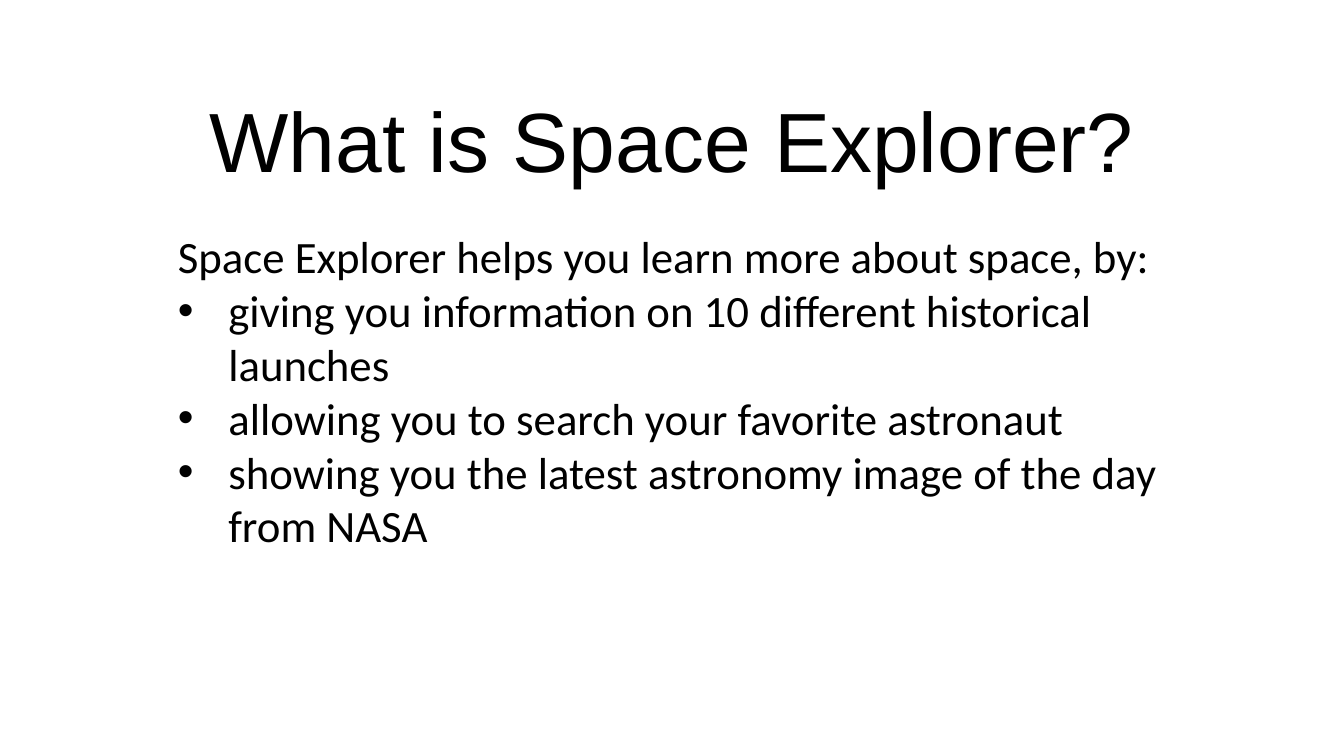
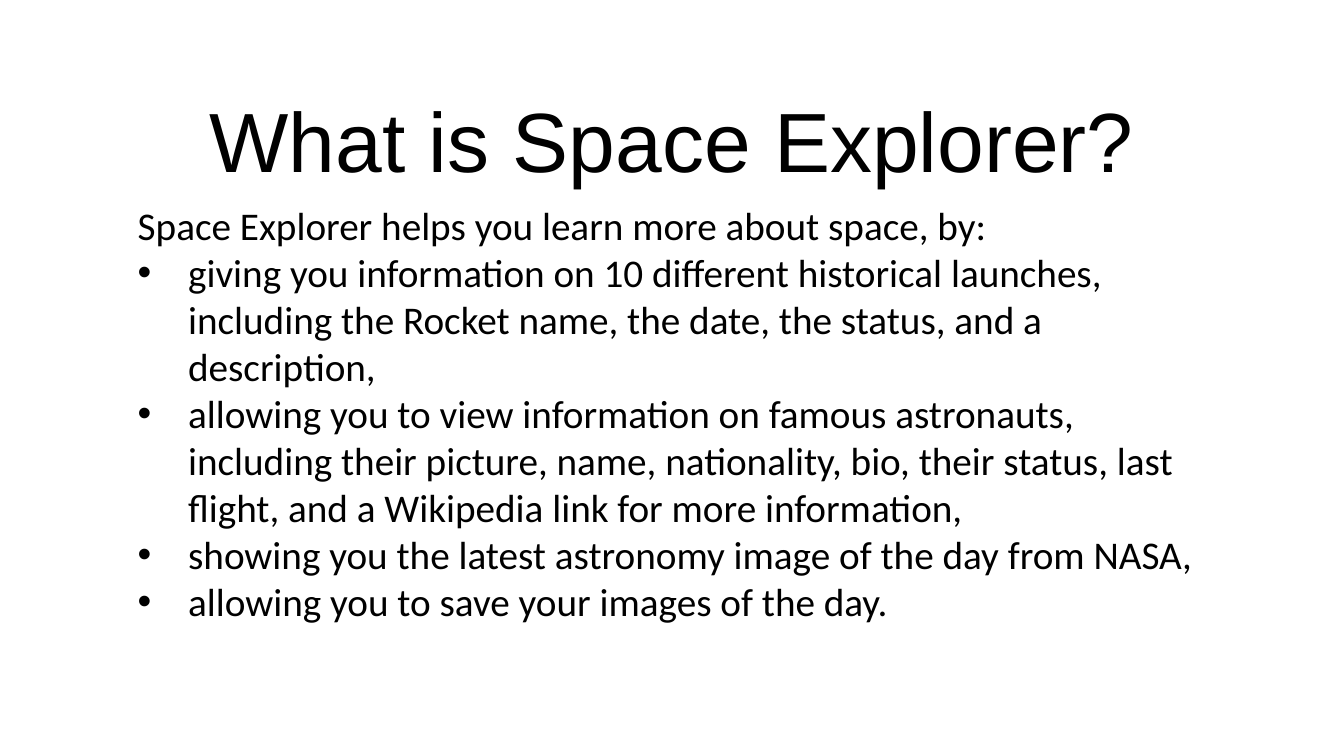
Before and after one commit to jamwil1226/quickvibes, a slide deck: slide 2 of Space Explorer Group Presentation.pptx. Drawn at 1344x756 pixels with LibreOffice and Linux fonts; fonts in the diff are those of the drawing. Boxes give left, top, right and bottom in pixels: in the first picture for what was removed or moved away, otherwise in the second. Text is boxed around its words. In the diff, an @@ line names an element or a change of style, - is before the commit and + after.

```diff
--- a/Space Explorer Group Presentation.pptx
+++ b/Space Explorer Group Presentation.pptx
@@ subtitle "Space Explorer helps you learn ...": place and size @@
-subtitle "Space Explorer helps you learn ..." at (178, 242, 1156, 543)
+subtitle "Space Explorer helps you learn ..." at (138, 212, 1192, 623)
@@ subtitle at (138, 212, 986, 247): size 32 to 28 pt in "Space Explorer helps you learn more about ..." @@
@@ subtitle at (188, 259, 1192, 623): text changed; size 32 to 28 pt @@
-• giving you information on 10 different historical launches
-• allowing you to search your favorite astronaut
-• showing you the latest astronomy image of the day from NASA
+• giving you information on 10 different historical launches, including the Rocket name, the date, the status, and a description,
+• allowing you to view information on famous astronauts, including their picture, name, nationality, bio, their status, last flight, and a Wikipedia link for more information,
+• showing you the latest astronomy image of the day from NASA,
+• allowing you to save your images of the day.
```
Also in this commit, not shown: 5 other slides changed.
